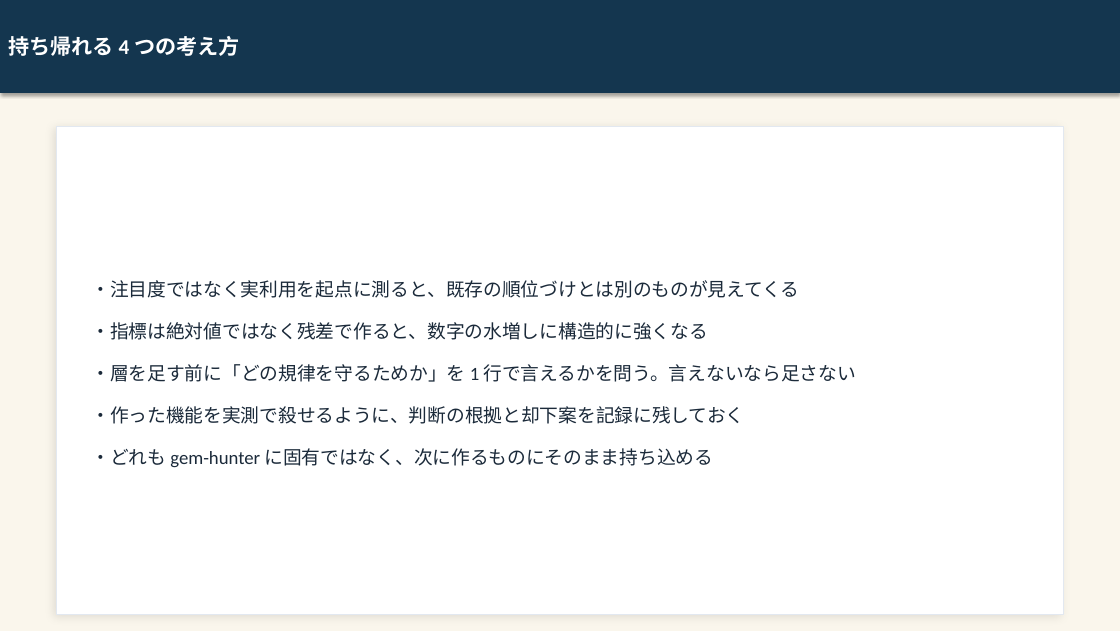
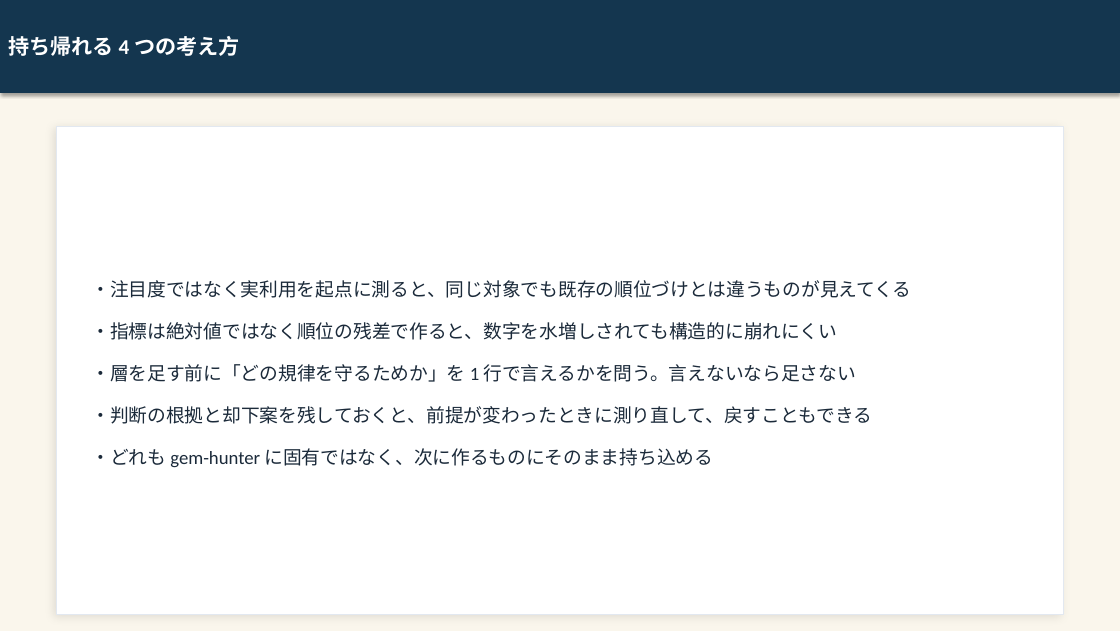
Before and after one commit to kai-kou/gem-hunter, a slide deck: slide 21 of content/slides/project-explanation-20260822/output/gem-hunter_text.pptx (slide 19 before the commit). Drawn at 1120x631 pixels with LibreOffice and Linux fonts; fonts in the diff are those of the drawing. Boxes give left, top, right and bottom in pixels: in the first picture for what was removed or moved away, otherwise in the second. Text is boxed around its words. In the diff, an @@ line names an element or a change of style, - is before the commit and + after.

Commit message:
docs: プロジェクト解説スライドを最新の実装・仕様へ追随させる（19 → 21 枚） (#538)
SP-17〜SP-19 以降の実装に合わせて解説スライドを 21 枚へ改訂した。前半に Gem 一覧の実 UI、撤去スライドの直後に「母集団を広げたら、撤去の根拠が消えた」を追加し、GitHub Actions の線引き・検査項目数・ポート数・マージ済み PR 件数・被依存数の取得元・健全性指標の実態を現状値へ直した。実 UI キャプチャ 3 枚と生成画像 10 枚を作り直し、補足ドキュメント（slide-guide.md / README.md / references/）も同じ差分で更新している。

Closes #517

```diff
--- a/content/slides/project-explanation-20260822/output/gem-hunter_text.pptx
+++ b/content/slides/project-explanation-20260822/output/gem-hunter_text.pptx
@@ text at <box>91,280,911,340</box>: text changed @@
-・注目度ではなく実利用を起点に測ると、既存の順位づけとは別のものが見えてくる
-・指標は絶対値ではなく残差で作ると、数字の水増しに構造的に強くなる
+・注目度ではなく実利用を起点に測ると、同じ対象でも既存の順位づけとは違うものが見えてくる
+・指標は絶対値ではなく順位の残差で作ると、数字を水増しされても構造的に崩れにくい
@@ text at <box>91,406,872,424</box>: text changed @@
-・作った機能を実測で殺せるように、判断の根拠と却下案を記録に残しておく
+・判断の根拠と却下案を残しておくと、前提が変わったときに測り直して、戻すこともできる
```
Also in this commit, not shown: 11 other slides changed, 2 slides added, 42 other files.
